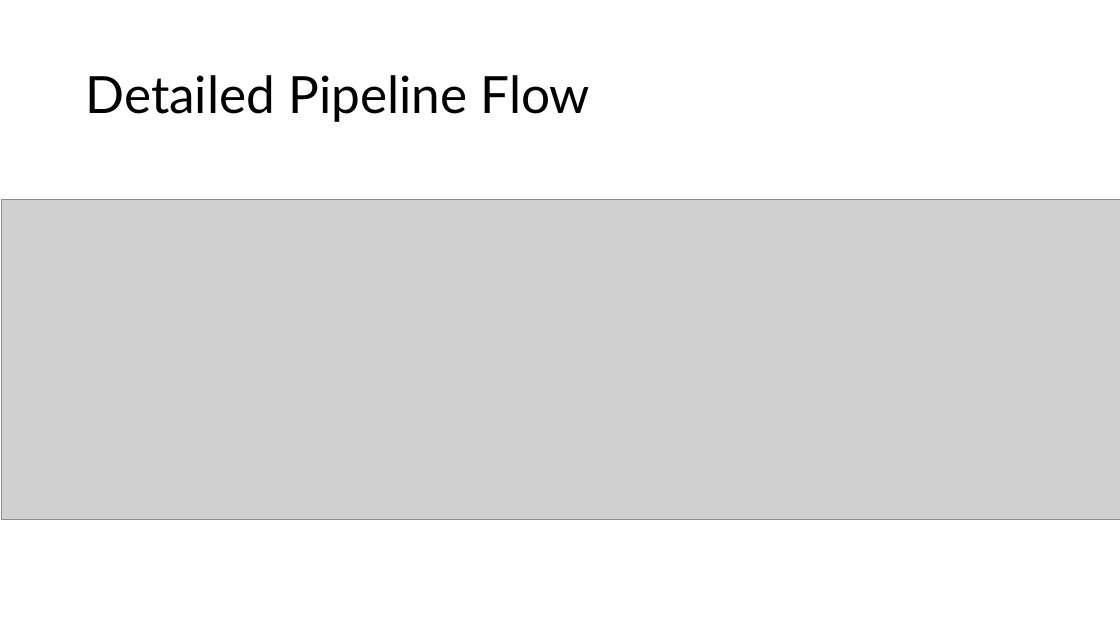
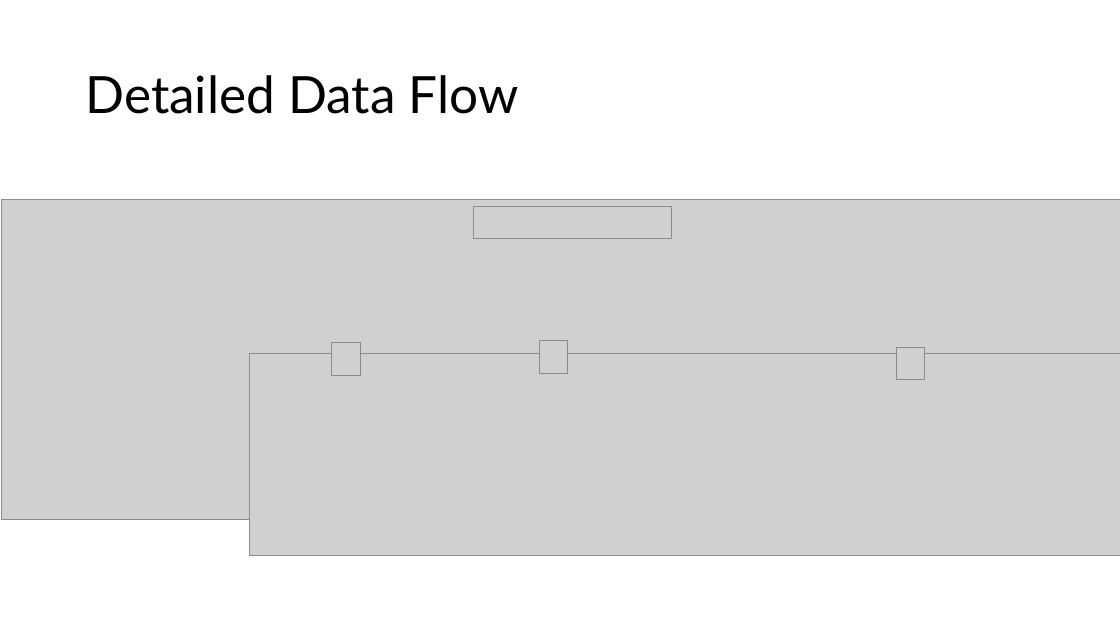
Before and after one commit to Sahanaaa05/DataForge, a slide deck: slide 7 of DataForge-(SignalStream).pptx. Drawn at 1120x630 pixels with LibreOffice and Linux fonts; fonts in the diff are those of the drawing; grey boxes stand for pictures. Boxes give left, top, right and bottom in pixels: in the first picture for what was removed or moved away, otherwise in the second. Text is boxed around its words. In the diff, an @@ line names an element or a change of style, - is before the commit and + after.

```diff
--- a/DataForge-(SignalStream).pptx
+++ b/DataForge-(SignalStream).pptx
@@ title at <box>85,75,519,114</box>: text changed @@
-Detailed Pipeline Flow
+Detailed Data Flow
@@ picture added at <box>473,207,671,239</box> @@
@@ picture added at <box>250,354,1120,555</box> @@
@@ picture added at <box>332,343,360,376</box> @@
@@ picture added at <box>539,340,568,373</box> @@
@@ picture added at <box>897,347,925,380</box> @@
```
Also in this commit, not shown: 8 other slides changed, 5 other files.
